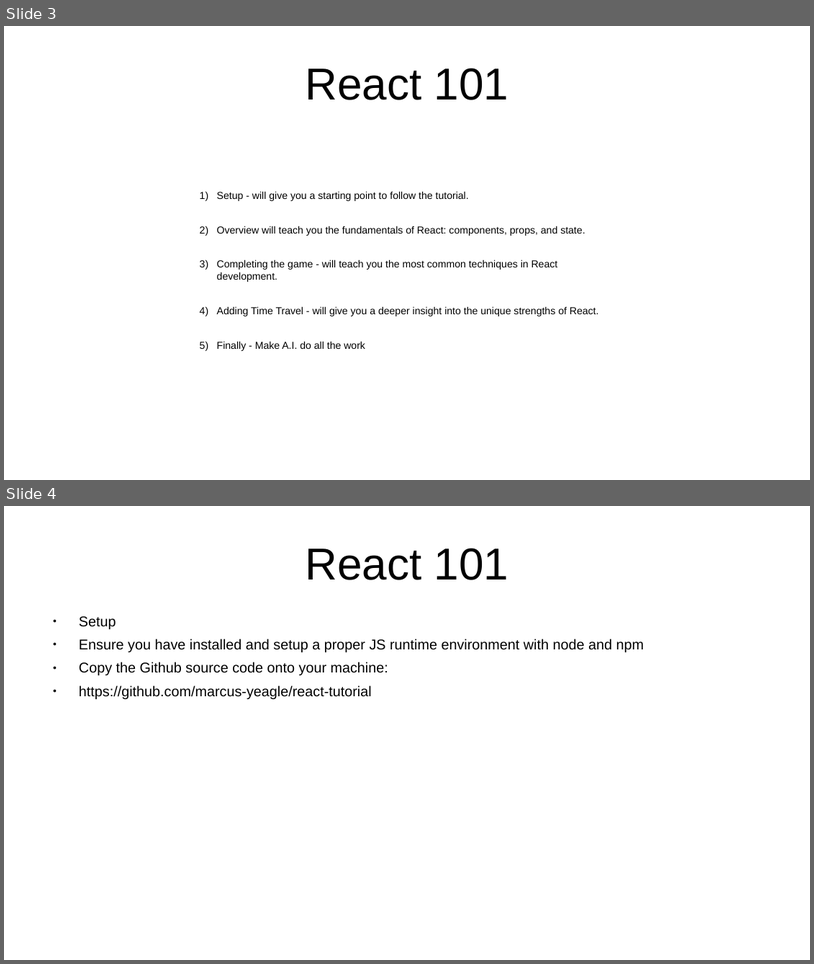
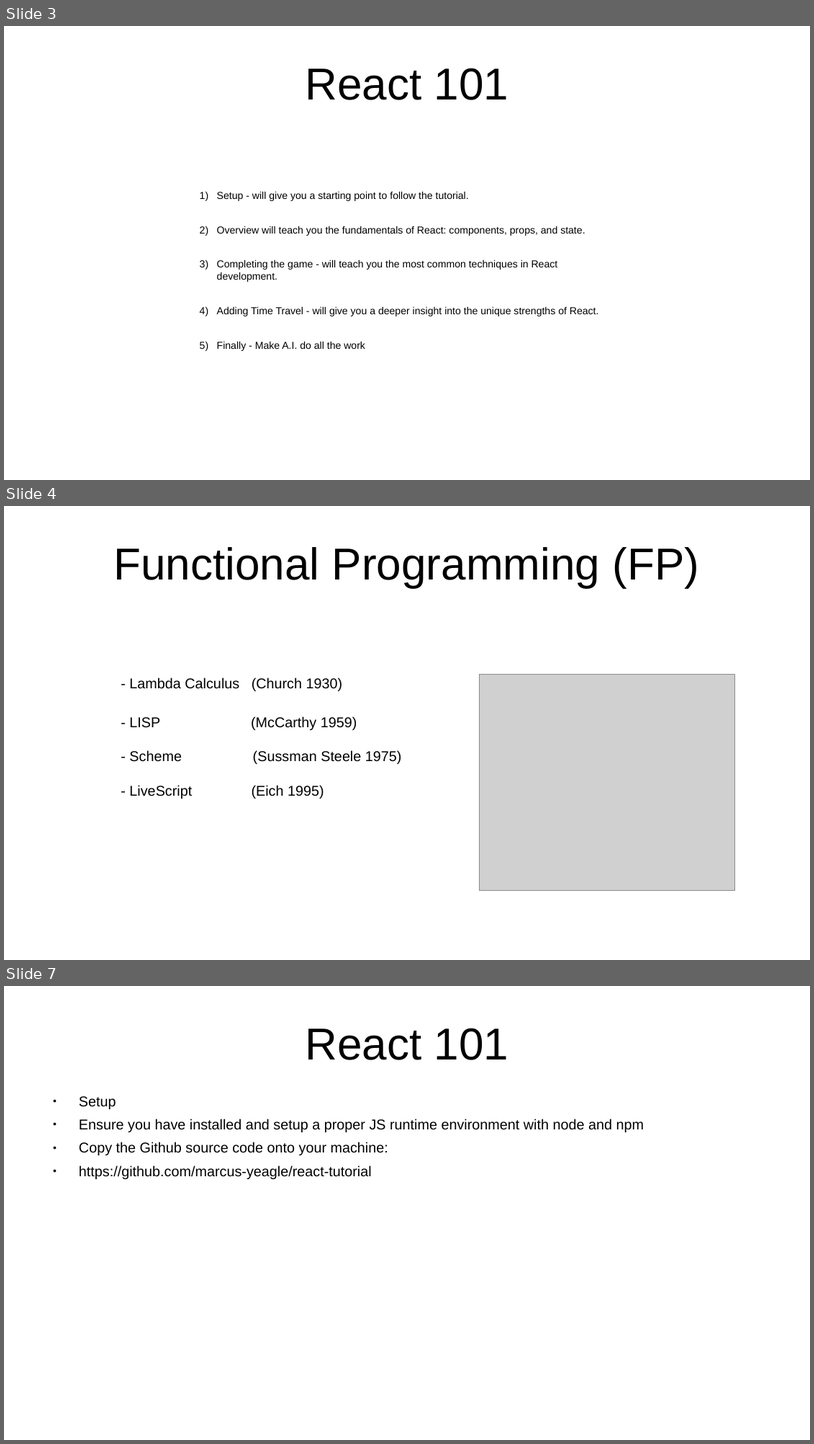
Before and after one commit to marcus-yeagle/react-tutorial, a slide deck: React 101.pptx. Shown one above the other, each under a label of ours: slides 3 and 4 before the commit, slides 3, 4 and 7 after it; the slides between them are not shown. The pictures are 814x964 and 814x1444 pixels, drawn with LibreOffice and Linux fonts; fonts in the diff are those of the drawing; grey boxes stand for pictures. Boxes give left, top, right and bottom in pixels: in the first picture for what was removed or moved away, otherwise in the second. Text is boxed around its words. In the diff, an @@ line names an element or a change of style, - is before the commit and + after.

```diff
--- a/React 101.pptx
+++ b/React 101.pptx
@@ slide 4 added at <box>4,506,810,960</box>, background #FFFFFF @@
@@ title added at <box>113,547,700,587</box>, 44 pt, text #000000 @@
+Functional Programming (FP)
@@ text added at <box>129,677,402,798</box>, 14 pt, text #000000 @@
+- Lambda Calculus (Church 1930)
+- LISP (McCarthy 1959)
+- Scheme (Sussman Steele 1975)
+- LiveScript (Eich 1995)
@@ picture added at <box>480,674,736,890</box> @@
@@ what was slide 4 is now slide 7 @@
```
Also in this commit, not shown: 7 slides changed, 11 other slides added, 1 slide removed, 2 other files.
